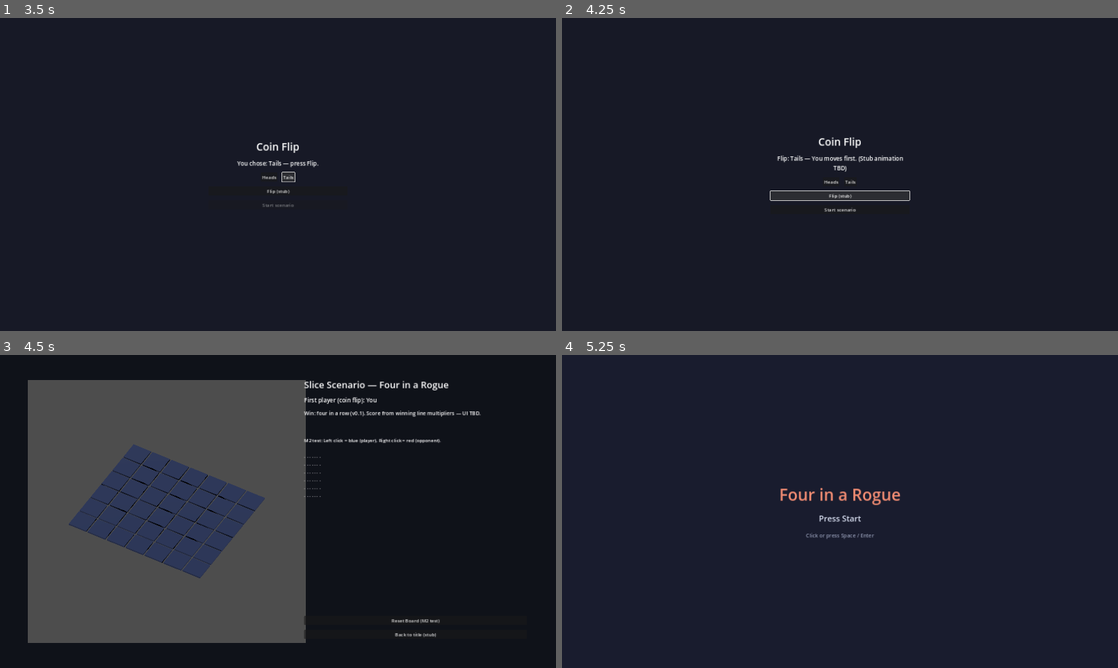
Above: before the commit, frames 1-4 (two rows, left to right).
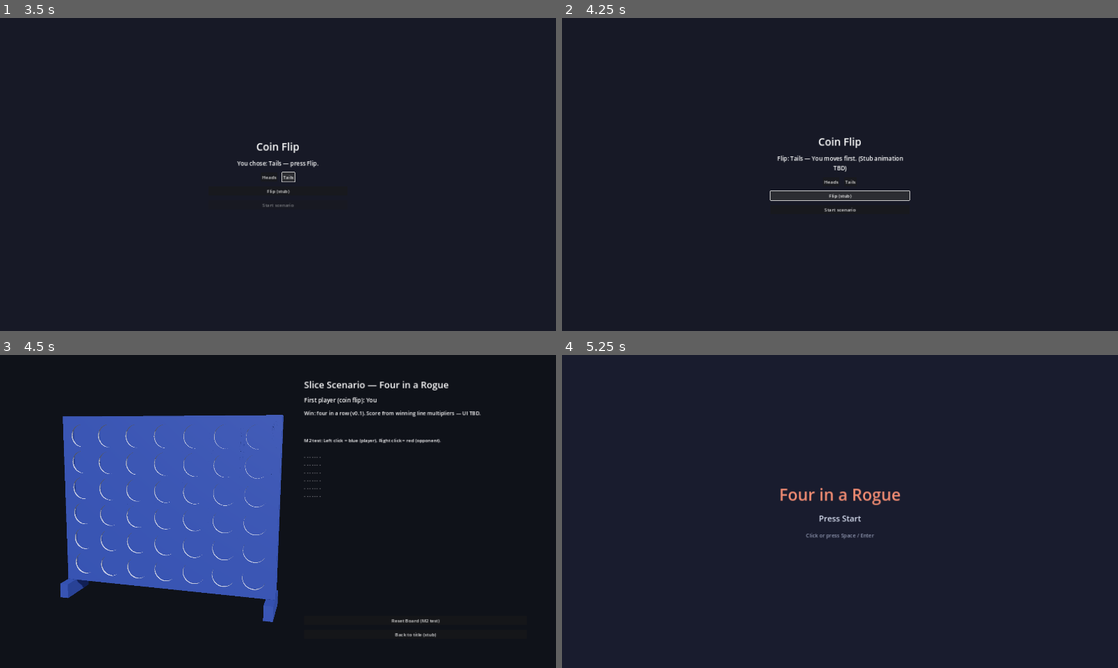
Above: after the commit, the same moments.

Repository: chumbb/four-in-a-rogue
Game: Godot game, scene res://scenes/app/boot.tscn
Same seed, same stepped clock (60 frames per second), same inputs: the game is played once before the commit and once after it.
Inputs (mouse positions are in pixels of both pictures, inside the frame that each line leads up to):
- Up to frame 1 (3.5 s): tap Enter (ui_accept) at 0.5, 0.77 s; move the mouse to (400, 158) at 0.52 s; click (400, 158) at 0.67 s; click "Continue" at 1.25 s; click "Heads" at 2 s; click "Tails" at 2.75 s
- Up to frame 2 (4.25 s): click "Flip (stub)" at 3.5 s
- Up to frame 3 (4.5 s): click "Start scenario" at 4.25 s
- Up to frame 4 (5.25 s): click "Back to title (stub)" at 5 s

Frames 1-2 are identical in both runs. In frame 3, 42% of the frame differs, in the area x 5-55%, y 8-92%; in frame 4, nothing differs.

Commit message:
Upright 3D board, physics-ready frame
- Board stands on the XY plane like the real game: front panel with 42
  holes (CSG, visual), back panel, column dividers, floor and feet
- Frame is solid on new physics layer 2 "board_frame"; row pitch equals
  disc diameter so physically stacked discs land on grid_to_world()
- Discs face the camera; ghost disc above the hovered column replaces the
  hover bar; win highlight is a glow
- Perspective camera (30° FOV), ambient environment, front panel casts no
  shadow onto discs
- tests/test_board_view_upright.gd: layout, disc facing, and RigidBody
  discs dropped into a column settle at rows 0 and 1 (4.3 + 4.6.3)

Co-Authored-By: Claude Opus 5.5 <noreply@anthropic.com>
Claude-Session: https://claude.ai/code/session_018A4P4myQ8Tc2Va4XcVqb6U

Diff:
--- a/project.godot
+++ b/project.godot
@@ -40,6 +40,7 @@
 [layer_names]
 
 3d_physics/layer_1="board_columns"
+3d_physics/layer_2="board_frame"
 
 [rendering]
 
--- a/scenes/board/board_view_3d.tscn
+++ b/scenes/board/board_view_3d.tscn
@@ -1,16 +1,25 @@
-[gd_scene load_steps=2 format=3 uid="uid://fourinarogue_board3d"]
+[gd_scene load_steps=3 format=3 uid="uid://fourinarogue_board3d"]
 
 [ext_resource type="Script" path="res://scripts/board/board_view_3d.gd" id="1_bv"]
+
+[sub_resource type="Environment" id="Environment_board"]
+background_mode = 1
+background_color = Color(0.06, 0.07, 0.1, 1)
+ambient_light_source = 2
+ambient_light_color = Color(0.75, 0.8, 1, 1)
+ambient_light_energy = 0.6
 
 [node name="BoardView3D" type="Node3D"]
 script = ExtResource("1_bv")
 
+[node name="WorldEnvironment" type="WorldEnvironment" parent="."]
+environment = SubResource("Environment_board")
+
 [node name="Camera3D" type="Camera3D" parent="."]
-transform = Transform3D(0.866025, -0.353553, 0.353553, 0, 0.707107, 0.707107, -0.5, -0.612372, 0.612372, 4.5, 9, 7.794)
-projection = 1
-size = 12.0
+transform = Transform3D(0.952659, -0.051622, 0.299626, 0, 0.985481, 0.169788, -0.30404, -0.16175, 0.938827, 4.943824, 5.2515, 15.490649)
+fov = 30.0
 current = true
 
 [node name="DirectionalLight3D" type="DirectionalLight3D" parent="."]
-transform = Transform3D(0.866025, -0.433013, 0.25, 0, 0.5, 0.866025, -0.5, -0.75, 0.433013, 2, 6, 2)
+transform = Transform3D(0.919145, -0.243778, 0.309426, 0, 0.785507, 0.618853, -0.393919, -0.568815, 0.721995, 3, 8, 7)
 shadow_enabled = true
--- a/scripts/board/board_view_3d.gd
+++ b/scripts/board/board_view_3d.gd
@@ -1,21 +1,38 @@
 extends Node3D
-## Isometric 3D board view. Display + column picking only — owns no game rules.
-## The scenario reads BoardState and calls sync_from_board(); clicks come back
-## out through column_clicked.
+## Upright 3D Connect 4 board. Display + column picking only — owns no game
+## rules. The scenario reads BoardState and calls sync_from_board(); clicks
+## come back out through column_clicked.
 ##
-## Layout: board lies flat on XZ. Column 0..6 → -x..+x. Row 0 (bottom) is the
-## edge nearest the camera (+z), so the grid reads like an upright board.
+## Layout: the board stands on the XY plane like the real game. Column 0..6 →
+## -x..+x, row 0 is the bottom (just above the floor at y = 0), discs sit on
+## z = 0 between a front panel (with holes) and a back panel.
+##
+## The frame (floor, dividers, panels) is solid on the board_frame physics
+## layer, so RigidBody Goobs can fall into the columns later. Row pitch equals
+## disc diameter, so physically stacked discs land exactly on grid_to_world().
 
 signal column_clicked(column: int, button_index: int)
 signal column_hovered(column: int) ## -1 when the mouse leaves the board
 
 const COLUMNS := BoardState.COLUMNS
 const ROWS := BoardState.ROWS
-const CELL_SIZE := 1.0
+
 const COLUMN_PICK_LAYER := 1 ## project.godot 3d_physics/layer_1 = "board_columns"
-
-const COLOR_CELL := Color(0.15, 0.2, 0.35)
-const COLOR_HOVER := Color(1.0, 1.0, 1.0, 0.18)
+const FRAME_LAYER := 2 ## project.godot 3d_physics/layer_2 = "board_frame"
+
+const COLUMN_PITCH := 1.0
+const DISC_RADIUS := 0.45
+const DISC_THICKNESS := 0.2
+const ROW_PITCH := DISC_RADIUS * 2.0 ## discs touch when stacked
+const HOLE_RADIUS := 0.38 ## smaller than the disc, so the panel holds it in
+const SLOT_DEPTH := 0.24 ## gap between front and back panel
+const PANEL_THICKNESS := 0.08
+const DIVIDER_THICKNESS := 0.06
+const FLOOR_HEIGHT := 0.2
+const FRAME_MARGIN := 0.2
+
+const COLOR_FRAME := Color(0.15, 0.22, 0.42)
+const COLOR_HOVER := Color(1.0, 1.0, 1.0, 0.35)
 const COLOR_PLAYER := Color(0.2, 0.42, 0.95) ## blue — player
 const COLOR_OPPONENT := Color(0.9, 0.18, 0.2) ## red — enemy (red is the bad guy)
 
@@ -25,12 +42,13 @@
 var _pivot: Node3D
 var _tokens: Dictionary = {} ## Vector2i(column, row) -> MeshInstance3D
 var _token_owner: Dictionary = {} ## Vector2i -> BoardState.CellOwner
-var _hover_bar: MeshInstance3D
+var _hover_disc: MeshInstance3D
 var _hovered_column := -1
 var _shake_tween: Tween
+var _frame_mat: StandardMaterial3D
 var _player_mat: StandardMaterial3D
 var _opponent_mat: StandardMaterial3D
-var _token_mesh: CylinderMesh
+var _disc_mesh: CylinderMesh
 
 var input_enabled := true:
 	set(value):
@@ -47,9 +65,10 @@
 	_pivot.name = "BoardPivot"
 	add_child(_pivot)
 	_build_materials()
-	_build_cells()
+	_build_frame()
+	_build_front_panel()
 	_build_column_colliders()
-	_build_hover_bar()
+	_build_hover_disc()
 
 
 # --- Public API ------------------------------------------------------------
@@ -73,7 +92,7 @@
 	clear_highlight()
 
 
-## Raises and brightens the given cells (winning four).
+## Makes the given cells glow (winning four).
 func highlight_cells(cells: Array[Vector2i]) -> void:
 	for cell in cells:
 		var token: MeshInstance3D = _tokens.get(cell)
@@ -82,19 +101,17 @@
 		var mat := (token.material_override as StandardMaterial3D).duplicate() as StandardMaterial3D
 		mat.emission_enabled = true
 		mat.emission = mat.albedo_color
-		mat.emission_energy_multiplier = 1.5
+		mat.emission_energy_multiplier = 2.0
 		token.material_override = mat
-		token.scale = Vector3(1.15, 2.0, 1.15)
 
 
 func clear_highlight() -> void:
 	for cell in _tokens:
 		var token: MeshInstance3D = _tokens[cell]
 		token.material_override = _material_for(_token_owner[cell])
-		token.scale = Vector3.ONE
-
-
-## Invalid-placement shake (§4.6). Shakes the board, not the camera.
+
+
+## Invalid-placement shake. Shakes the board, not the camera.
 func shake() -> void:
 	if _shake_tween and _shake_tween.is_valid():
 		_shake_tween.kill()
@@ -137,7 +154,7 @@
 		return -1
 	var from := _camera.project_ray_origin(screen_pos)
 	var to := from + _camera.project_ray_normal(screen_pos) * 100.0
-	var query := PhysicsRayQueryParameters3D.create(from, to, COLUMN_PICK_LAYER)
+	var query := PhysicsRayQueryParameters3D.create(from, to, _layer_bit(COLUMN_PICK_LAYER))
 	query.collide_with_areas = false
 	var hit := get_world_3d().direct_space_state.intersect_ray(query)
 	if hit.is_empty():
@@ -145,82 +162,143 @@
 	return int(hit.collider.get_meta("column", -1))
 
 
+## Shows a ghost disc above the hovered column, where a drop would enter.
 func _set_hover(column: int) -> void:
 	if column == _hovered_column:
 		return
 	_hovered_column = column
 	if column == -1:
-		_hover_bar.visible = false
+		_hover_disc.visible = false
 	else:
-		_hover_bar.visible = true
-		_hover_bar.position = Vector3(_column_x(column), 0.06, 0.0)
+		_hover_disc.visible = true
+		_hover_disc.position = Vector3(_column_x(column), _board_height() + FRAME_MARGIN + DISC_RADIUS + 0.1, 0.0)
 	column_hovered.emit(column)
 
 
 # --- Build -----------------------------------------------------------------
 
 func _build_materials() -> void:
+	_frame_mat = StandardMaterial3D.new()
+	_frame_mat.albedo_color = COLOR_FRAME
+	_frame_mat.roughness = 0.6
 	_player_mat = StandardMaterial3D.new()
 	_player_mat.albedo_color = COLOR_PLAYER
 	_opponent_mat = StandardMaterial3D.new()
 	_opponent_mat.albedo_color = COLOR_OPPONENT
-	_token_mesh = CylinderMesh.new()
-	_token_mesh.top_radius = CELL_SIZE * 0.38
-	_token_mesh.bottom_radius = CELL_SIZE * 0.38
-	_token_mesh.height = 0.14
-	_token_mesh.radial_segments = 32
-
-
-func _build_cells() -> void:
-	var mesh := BoxMesh.new()
-	mesh.size = Vector3(CELL_SIZE * 0.92, 0.08, CELL_SIZE * 0.92)
-	var mat := StandardMaterial3D.new()
-	mat.albedo_color = COLOR_CELL
+	_disc_mesh = CylinderMesh.new()
+	_disc_mesh.top_radius = DISC_RADIUS
+	_disc_mesh.bottom_radius = DISC_RADIUS
+	_disc_mesh.height = DISC_THICKNESS
+	_disc_mesh.radial_segments = 32
+
+
+## Floor, back panel, column dividers and feet — one static body on the
+## board_frame layer. The front panel (with holes) is built separately.
+func _build_frame() -> void:
+	var frame := StaticBody3D.new()
+	frame.name = "Frame"
+	frame.collision_layer = _layer_bit(FRAME_LAYER)
+	frame.collision_mask = 0
+	_pivot.add_child(frame)
+
+	var width := _board_width() + FRAME_MARGIN * 2.0
+	var height := _board_height()
+	var panel_z := SLOT_DEPTH * 0.5 + PANEL_THICKNESS * 0.5
+
+	# Floor: top face at y = 0, spans the slot.
+	_add_box(frame, Vector3(width, FLOOR_HEIGHT, SLOT_DEPTH + PANEL_THICKNESS * 2.0),
+		Vector3(0.0, -FLOOR_HEIGHT * 0.5, 0.0), true)
+	# Back panel.
+	var panel_size := Vector3(width, height + FLOOR_HEIGHT + FRAME_MARGIN, PANEL_THICKNESS)
+	var panel_y := (height - FLOOR_HEIGHT + FRAME_MARGIN) * 0.5
+	_add_box(frame, panel_size, Vector3(0.0, panel_y, -panel_z), true)
+	# Front panel collision: a plain box. Discs are bigger than the holes, so
+	# they only ever touch the flat face — and a box is far more stable for
+	# physics than the holed CSG mesh (which is visual only).
+	var front := CollisionShape3D.new()
+	var front_box := BoxShape3D.new()
+	front_box.size = panel_size
+	front.shape = front_box
+	front.position = Vector3(0.0, panel_y, panel_z)
+	frame.add_child(front)
+	# Dividers between (and at the edges of) the columns.
+	for i in COLUMNS + 1:
+		var x := (i - COLUMNS * 0.5) * COLUMN_PITCH
+		_add_box(frame, Vector3(DIVIDER_THICKNESS, height, SLOT_DEPTH),
+			Vector3(x, height * 0.5, 0.0), true)
+	# Feet (visual only), like the real stand.
+	for sx in [-1.0, 1.0]:
+		_add_box(frame, Vector3(0.3, 0.5, 1.6),
+			Vector3(sx * (width * 0.5 - 0.15), -FLOOR_HEIGHT - 0.25, 0.0), false)
+
+
+## Front panel with one hole per cell (CSG), visual only — its collision is a
+## box in _build_frame(). Holes are smaller than the discs.
+func _build_front_panel() -> void:
+	var width := _board_width() + FRAME_MARGIN * 2.0
+	var height := _board_height()
+	var panel := CSGBox3D.new()
+	panel.name = "FrontPanel"
+	panel.size = Vector3(width, height + FLOOR_HEIGHT + FRAME_MARGIN, PANEL_THICKNESS)
+	panel.position = Vector3(0.0, (height - FLOOR_HEIGHT + FRAME_MARGIN) * 0.5,
+		SLOT_DEPTH * 0.5 + PANEL_THICKNESS * 0.5)
+	panel.material = _frame_mat
+	# Don't shade the discs behind it.
+	panel.cast_shadow = GeometryInstance3D.SHADOW_CASTING_SETTING_OFF
+	_pivot.add_child(panel)
 	for row in ROWS:
 		for column in COLUMNS:
-			var cell := MeshInstance3D.new()
-			cell.mesh = mesh
-			cell.material_override = mat
-			cell.position = grid_to_world(column, row)
-			_pivot.add_child(cell)
+			var hole := CSGCylinder3D.new()
+			hole.operation = CSGShape3D.OPERATION_SUBTRACTION
+			hole.radius = HOLE_RADIUS
+			hole.height = PANEL_THICKNESS * 2.0
+			hole.sides = 32
+			hole.rotation_degrees = Vector3(90.0, 0.0, 0.0)
+			# Hole position is relative to the panel's centre.
+			hole.position = grid_to_world(column, row) - panel.position + Vector3(0.0, 0.0, panel.position.z)
+			panel.add_child(hole)
 
 
 ## One tall box per column on layer board_columns, tagged with its index.
+## Covers the slot plus the space above the board where the ghost disc shows.
 func _build_column_colliders() -> void:
+	var height := _board_height() + ROW_PITCH * 1.2
 	for column in COLUMNS:
 		var body := StaticBody3D.new()
 		body.name = "Column%d" % column
-		body.collision_layer = 1 << (COLUMN_PICK_LAYER - 1)
+		body.collision_layer = _layer_bit(COLUMN_PICK_LAYER)
 		body.collision_mask = 0
 		body.set_meta("column", column)
 		var shape := CollisionShape3D.new()
 		var box := BoxShape3D.new()
-		box.size = Vector3(CELL_SIZE, 0.6, CELL_SIZE * ROWS)
+		box.size = Vector3(COLUMN_PITCH, height, 1.0)
 		shape.shape = box
 		body.add_child(shape)
-		body.position = Vector3(_column_x(column), 0.2, 0.0)
+		body.position = Vector3(_column_x(column), height * 0.5, 0.0)
 		_pivot.add_child(body)
 
 
-func _build_hover_bar() -> void:
-	var mesh := BoxMesh.new()
-	mesh.size = Vector3(CELL_SIZE * 0.98, 0.02, CELL_SIZE * ROWS)
+func _build_hover_disc() -> void:
 	var mat := StandardMaterial3D.new()
 	mat.albedo_color = COLOR_HOVER
 	mat.transparency = BaseMaterial3D.TRANSPARENCY_ALPHA
 	mat.shading_mode = BaseMaterial3D.SHADING_MODE_UNSHADED
-	_hover_bar = MeshInstance3D.new()
-	_hover_bar.mesh = mesh
-	_hover_bar.material_override = mat
-	_hover_bar.visible = false
-	_pivot.add_child(_hover_bar)
+	_hover_disc = MeshInstance3D.new()
+	_hover_disc.name = "HoverDisc"
+	_hover_disc.mesh = _disc_mesh
+	_hover_disc.material_override = mat
+	_hover_disc.rotation_degrees = Vector3(90.0, 0.0, 0.0)
+	_hover_disc.cast_shadow = GeometryInstance3D.SHADOW_CASTING_SETTING_OFF
+	_hover_disc.visible = false
+	_pivot.add_child(_hover_disc)
 
 
 func _spawn_token(cell: Vector2i, side: BoardState.CellOwner) -> void:
 	var token := MeshInstance3D.new()
-	token.mesh = _token_mesh
+	token.mesh = _disc_mesh
 	token.material_override = _material_for(side)
-	token.position = grid_to_world(cell.x, cell.y) + Vector3(0.0, 0.11, 0.0)
+	token.rotation_degrees = Vector3(90.0, 0.0, 0.0) # face the camera (+z)
+	token.position = grid_to_world(cell.x, cell.y)
 	_pivot.add_child(token)
 	_tokens[cell] = token
 	_token_owner[cell] = side
@@ -230,13 +308,42 @@
 	return _player_mat if side == BoardState.CellOwner.PLAYER else _opponent_mat
 
 
+## Adds a box mesh (+ collision shape if `solid`) to `body`.
+func _add_box(body: StaticBody3D, size: Vector3, pos: Vector3, solid: bool) -> void:
+	var mesh := BoxMesh.new()
+	mesh.size = size
+	var inst := MeshInstance3D.new()
+	inst.mesh = mesh
+	inst.material_override = _frame_mat
+	inst.position = pos
+	body.add_child(inst)
+	if solid:
+		var shape := CollisionShape3D.new()
+		var box := BoxShape3D.new()
+		box.size = size
+		shape.shape = box
+		shape.position = pos
+		body.add_child(shape)
+
+
 # --- Coordinates -----------------------------------------------------------
 
+## Centre of a cell's disc. Row 0 rests on the floor (y = 0).
 func grid_to_world(column: int, row: int) -> Vector3:
-	# Row 0 (bottom) nearest the camera at +z.
-	var z := ((ROWS - 1) * 0.5 - row) * CELL_SIZE
-	return Vector3(_column_x(column), 0.0, z)
+	return Vector3(_column_x(column), DISC_RADIUS + row * ROW_PITCH, 0.0)
 
 
 func _column_x(column: int) -> float:
-	return (column - (COLUMNS - 1) * 0.5) * CELL_SIZE
+	return (column - (COLUMNS - 1) * 0.5) * COLUMN_PITCH
+
+
+func _board_width() -> float:
+	return COLUMNS * COLUMN_PITCH
+
+
+func _board_height() -> float:
+	return ROWS * ROW_PITCH
+
+
+static func _layer_bit(layer: int) -> int:
+	return 1 << (layer - 1)
--- /dev/null
+++ b/tests/test_board_view_upright.gd
@@ -0,0 +1,94 @@
+extends SceneTree
+## Headless tests for the upright BoardView3D: layout, token facing, and that
+## the frame is solid enough for physics Goobs (future work) to fall into.
+## Run: godot --headless -s res://tests/test_board_view_upright.gd
+
+var _failures := 0
+var _checks := 0
+
+
+func _check(cond: bool, msg: String) -> void:
+	_checks += 1
+	if not cond:
+		_failures += 1
+		printerr("FAIL: ", msg)
+
+
+func _initialize() -> void:
+	_run.call_deferred()
+
+
+func _run() -> void:
+	var view: Node3D = load("res://scenes/board/board_view_3d.tscn").instantiate()
+	root.add_child(view)
+	await physics_frame
+	await physics_frame
+
+	_test_upright_layout(view)
+	_test_token_facing(view)
+	await _test_physics_disc_settles(view)
+
+	view.queue_free()
+	await process_frame
+	print("\n%d checks, %d failures" % [_checks, _failures])
+	quit(1 if _failures > 0 else 0)
+
+
+func _test_upright_layout(view: Node3D) -> void:
+	var a: Vector3 = view.grid_to_world(0, 0)
+	var right: Vector3 = view.grid_to_world(1, 0)
+	var up: Vector3 = view.grid_to_world(0, 1)
+	_check(right.x > a.x and is_equal_approx(right.y, a.y), "columns run along +x")
+	_check(up.y > a.y and is_equal_approx(up.x, a.x), "rows run up +y (board is upright)")
+	_check(is_zero_approx(a.z) and is_zero_approx(up.z), "all cells on the z=0 plane")
+	_check(a.y > 0.0, "row 0 sits above the floor")
+
+
+func _test_token_facing(view: Node3D) -> void:
+	var b := BoardState.new()
+	b.drop(2, BoardState.CellOwner.PLAYER)
+	view.sync_from_board(b)
+	var token: MeshInstance3D = view._tokens[Vector2i(2, 0)]
+	var face_axis := token.global_transform.basis.y.normalized()
+	_check(absf(face_axis.z) > 0.99, "disc face points at the camera (axis %s)" % face_axis)
+	view.sync_from_board(BoardState.new())
+
+
+## A real RigidBody disc dropped into the top of a column must fall, stay in
+## its column, and rest where the grid says the cell is. Two discs stack.
+func _test_physics_disc_settles(view: Node3D) -> void:
+	var column := 3
+	var first := _spawn_physics_disc(view, column)
+	for i in 180:
+		await physics_frame
+	var rest0: Vector3 = view.grid_to_world(column, 0)
+	_check(first.global_position.distance_to(rest0) < 0.06,
+		"disc settles at row 0 (got %s, want %s)" % [first.global_position, rest0])
+
+	var second := _spawn_physics_disc(view, column)
+	for i in 180:
+		await physics_frame
+	var rest1: Vector3 = view.grid_to_world(column, 1)
+	_check(second.global_position.distance_to(rest1) < 0.06,
+		"second disc stacks at row 1 (got %s, want %s)" % [second.global_position, rest1])
+	_check(absf(first.global_position.z) < 0.05 and absf(second.global_position.z) < 0.05,
+		"discs stay between front and back panels")
+	first.queue_free()
+	second.queue_free()
+
+
+func _spawn_physics_disc(view: Node3D, column: int) -> RigidBody3D:
+	var body := RigidBody3D.new()
+	var shape := CollisionShape3D.new()
+	var cyl := CylinderShape3D.new()
+	cyl.radius = view.DISC_RADIUS
+	cyl.height = view.DISC_THICKNESS
+	shape.shape = cyl
+	shape.rotation_degrees = Vector3(90, 0, 0)
+	body.add_child(shape)
+	body.collision_layer = 1 << 2 # not board_columns, so picking ignores it
+	body.collision_mask = (1 << 1) | (1 << 2) # board_frame + other discs
+	view.add_child(body)
+	var top: Vector3 = view.grid_to_world(column, BoardState.ROWS - 1)
+	body.global_position = top + Vector3(0, view.ROW_PITCH * 1.5, 0)
+	return body
--- a/tests/test_scenario_m2.gd
+++ b/tests/test_scenario_m2.gd
@@ -76,7 +76,7 @@
 	_check(board.is_empty(5, 0), "no drops after win (click)")
 	_check(scenario.try_drop(5, BoardState.CellOwner.OPPONENT) == -1, "try_drop refused after win")
 	_check(board.is_empty(5, 0), "no drops after win (try_drop)")
-	_check(view._tokens[Vector2i(0, 0)].scale.y > 1.5, "winning token highlighted")
+	_check(_glows(view, Vector2i(0, 0)), "winning token highlighted")
 
 	scenario._reset_board()
 	_check(not scenario._game_over and view.input_enabled, "reset re-enables play")
@@ -89,7 +89,7 @@
 	scenario._check_for_winner()
 	_check(scenario._game_over, "mutual four ends game")
 	_check("draw" in scenario._result_label.text, "mutual four reported as draw")
-	_check(view._tokens[Vector2i(0, 3)].scale.y > 1.5 and view._tokens[Vector2i(6, 3)].scale.y > 1.5, "both lines highlighted")
+	_check(_glows(view, Vector2i(0, 3)) and _glows(view, Vector2i(6, 3)), "both lines highlighted")
 	scenario._reset_board()
 
 	# Invalid column is a caller bug: refused, no "Column full" feedback.
@@ -120,7 +120,7 @@
 	_push_motion(to_root.call(2))
 	await process_frame
 	_check(view._hovered_column == 2, "real motion hovers column 2 (got %d)" % view._hovered_column)
-	_check(view._hover_bar.visible, "hover bar visible")
+	_check(view._hover_disc.visible, "hover disc visible")
 
 	_push_click(to_root.call(2), MOUSE_BUTTON_LEFT)
 	_push_click(to_root.call(2), MOUSE_BUTTON_RIGHT)
@@ -141,7 +141,7 @@
 	_push_motion(Vector2(1400, 500))
 	await process_frame
 	_check(view._hovered_column == -1, "hover cleared after leaving board (got %d)" % view._hovered_column)
-	_check(not view._hover_bar.visible, "hover bar hidden after leaving board")
+	_check(not view._hover_disc.visible, "hover disc hidden after leaving board")
 
 
 func _push_motion(pos: Vector2) -> void:
@@ -159,3 +159,8 @@
 		ev.button_index = button
 		ev.pressed = pressed
 		root.push_input(ev)
+
+
+func _glows(view: Node3D, cell: Vector2i) -> bool:
+	var mat := view._tokens[cell].material_override as StandardMaterial3D
+	return mat.emission_enabled
Not shown, changed: CLAUDE.md
